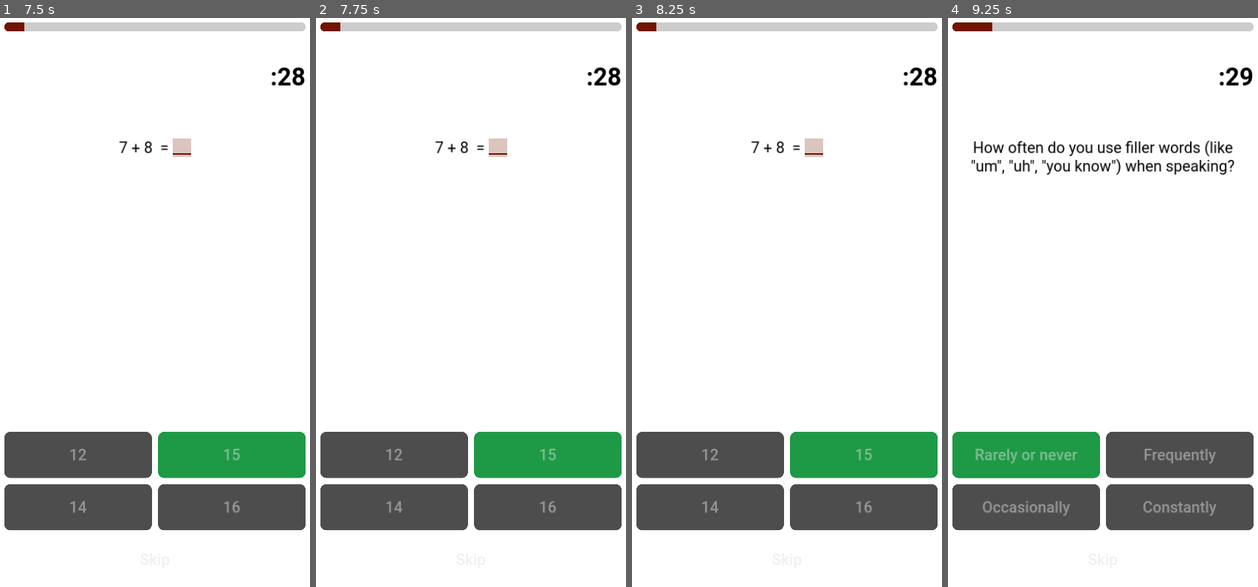
Above: before the commit, frames 1-4 (left to right).
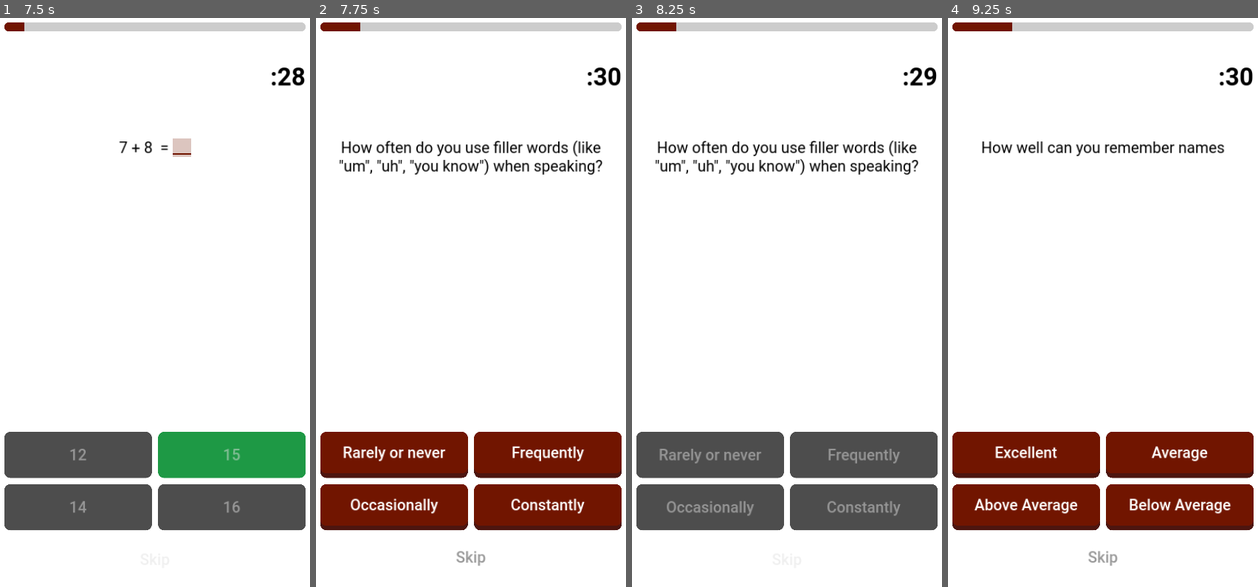
Above: after the commit, the same moments.

Repository: GOSIjnr/brain-trainer
Game: Godot game, scene res://Scenes/UI/StartUp.tscn
Same seed, same stepped clock (60 frames per second), same inputs: the game is played once before the commit and once after it.
Inputs (mouse positions are in pixels of both pictures, inside the frame that each line leads up to):
- Up to frame 1 (7.5 s): click "Get Started" at 0.5 s; click "Next" at 1.25 s; click "Next" at 2 s; click "Continue" at 2.75 s; click "Continue" at 3.5 s; click "Writing" at 4.25 s; click "Done" at 5 s; click "Continue" at 5.75 s; click "Skip" at 6.5 s; tap Enter at 7.25 s; move the mouse to (229, 274) at 7.27 s; click (229, 274) at 7.42 s
- Up to frame 2 (7.75 s): no input
- Up to frame 3 (8.25 s): click (787, 558) at 8 s, where only the run after the commit has a clickable "Skip"
- Up to frame 4 (9.25 s): click (1025, 456) at 8.75 s, where only the run before the commit has a clickable "Rarely or never"

Frame 1 is identical in both runs. In frame 2, 18% of the frame differs, in the area x 1-99%, y 0-97%; in frame 3, 6.7%; in frame 4, 18%.

Commit message:
BackButton V2
- added back button functionality to all necessary scenes
- improved toast message
- make changes with the timers in the tutorial game

Diff:
--- a/Scenes/Games/tutorial_game.tscn
+++ b/Scenes/Games/tutorial_game.tscn
@@ -151,7 +151,6 @@
 
 [node name="WaitTimer" type="Timer" parent="Timers"]
 unique_name_in_owner = true
-wait_time = 2.0
 one_shot = true
 
 [node name="Audio" type="Node" parent="."]
--- a/Scenes/UI/main_menu_ui.tscn
+++ b/Scenes/UI/main_menu_ui.tscn
@@ -1,6 +1,7 @@
-[gd_scene load_steps=42 format=3 uid="uid://blpko71pew773"]
+[gd_scene load_steps=43 format=3 uid="uid://blpko71pew773"]
 
 [ext_resource type="Theme" uid="uid://dq4vxtwdfue5" path="res://Themes/LightMode.tres" id="1_85a00"]
+[ext_resource type="Script" path="res://Scripts/main_menu_uiManager.gd" id="2_0ruyx"]
 [ext_resource type="Script" path="res://Scripts/TabManager.gd" id="2_dinno"]
 [ext_resource type="Script" path="res://Scripts/Content4Manager.gd" id="2_gksrj"]
 [ext_resource type="Script" path="res://Scripts/Content2Manager.gd" id="2_qldd6"]
@@ -92,6 +93,7 @@
 grow_horizontal = 2
 grow_vertical = 2
 theme = ExtResource("1_85a00")
+script = ExtResource("2_0ruyx")
 
 [node name="Panel" type="Panel" parent="."]
 layout_mode = 1
@@ -338,6 +340,7 @@
 autowrap_mode = 3
 
 [node name="Content2" type="Control" parent="VBoxContainer/Contents"]
+visible = false
 layout_mode = 1
 anchors_preset = 15
 anchor_right = 1.0
@@ -634,7 +637,6 @@
 columns = 2
 
 [node name="Content4" type="Control" parent="VBoxContainer/Contents"]
-visible = false
 layout_mode = 1
 anchors_preset = 15
 anchor_right = 1.0
--- a/Scenes/UI/toast.tscn
+++ b/Scenes/UI/toast.tscn
@@ -4,7 +4,7 @@
 [ext_resource type="Script" path="res://Scripts/toastManager.gd" id="2_bf451"]
 
 [sub_resource type="StyleBoxFlat" id="StyleBoxFlat_072l8"]
-bg_color = Color(0, 0, 0, 0.392157)
+bg_color = Color(0, 0, 0, 0.705882)
 corner_radius_top_left = 100
 corner_radius_top_right = 100
 corner_radius_bottom_right = 100
@@ -18,6 +18,7 @@
 anchor_bottom = 1.0
 grow_horizontal = 2
 grow_vertical = 2
+mouse_filter = 2
 theme = ExtResource("1_86ug3")
 script = ExtResource("2_bf451")
 
@@ -28,6 +29,7 @@
 anchor_bottom = 1.0
 grow_horizontal = 2
 grow_vertical = 2
+mouse_filter = 2
 theme_override_constants/margin_bottom = 200
 
 [node name="Panel" type="Panel" parent="MarginContainer"]
@@ -35,6 +37,7 @@
 layout_mode = 2
 size_flags_horizontal = 4
 size_flags_vertical = 8
+mouse_filter = 2
 theme_override_styles/panel = SubResource("StyleBoxFlat_072l8")
 
 [node name="Label" type="Label" parent="MarginContainer/Panel"]
--- a/Scripts/Content2Manager.gd
+++ b/Scripts/Content2Manager.gd
@@ -1,9 +1,12 @@
 extends Control
 
 func _on_help_gui_input(event):
-	if event is InputEventScreenTouch and event.pressed:
-		%PQhelp.visible = true
+	if event is InputEventScreenTouch and event.is_released():
+		var rect = Rect2(Vector2(0, 0), Vector2(100, 100))
+
+		if rect.has_point(event.position):
+			%PQhelp.visible = true
 
 func _on_pqhelp_gui_input(event):
-	if event is InputEventScreenTouch and event.pressed:
+	if event is InputEventScreenTouch and event.is_released():
 		%PQhelp.visible = false
--- a/Scripts/TutorialManager.gd
+++ b/Scripts/TutorialManager.gd
@@ -2,13 +2,15 @@
 
 var CurrentPage
 var NextPage
-var currentPosition = 0
+var currentPosition := 0
 var scrollView
 var scrollPositions
 var previousButton
 var nextButton
 
 func _ready():
+	get_tree().quit_on_go_back = false
+
 	previousButton = $"Page 2/MarginContainer/UI/HBoxContainer/Button1"
 	nextButton = $"Page 2/MarginContainer/UI/HBoxContainer/Button2"
 	scrollView = $"Page 2/Content"
@@ -107,3 +109,35 @@
 # page5
 func _on_Page5NextButton_pressed():
 	get_tree().change_scene_to_file(GlobalRef.scenes["tutorialgame"])
+
+func _notification(what):
+	if what == NOTIFICATION_WM_GO_BACK_REQUEST:
+		go_back_request()
+
+func go_back_request():
+	if $"Page 1".visible == true:
+		get_tree().quit()
+		return
+
+	if $"Page 2".visible == true:
+		if currentPosition == 0:
+			$"Page 2".visible = false
+			$"Page 1".visible = true
+		else :
+			_on_buttonPrevious_pressed()
+		return
+
+	if $"Page 3".visible == true:
+		$"Page 3".visible = false
+		$"Page 2".visible = true
+		return
+
+	if $"Page 4".visible == true:
+		$"Page 4".visible = false
+		$"Page 3".visible = true
+		return
+
+	if $"Page 5".visible == true:
+		$"Page 5".visible = false
+		$"Page 4".visible = true
+		return
--- /dev/null
+++ b/Scripts/main_menu_uiManager.gd
@@ -0,0 +1,33 @@
+extends Control
+
+func _ready():
+	get_tree().quit_on_go_back = false
+
+func _notification(what):
+	if what == NOTIFICATION_WM_GO_BACK_REQUEST:
+		go_back_request()
+
+func go_back_request():
+	if %DeleteAccount.visible == true:
+		%DeleteAccount.visible = false
+		return
+
+	if %PQhelp.visible == true:
+		%PQhelp.visible = false
+		return
+
+	if %SelectedGame.visible == true:
+		if %SelectedGame.get_node("Help").visible == false:
+			%SelectedGame.visible = false
+		else:
+			%SelectedGame.get_node("Help").visible = false
+		return
+
+	if $VBoxContainer/Contents.get_child(0).visible == true:
+		get_tree().quit()
+		return
+	elif %PQhelp.visible == false:
+		var TabGroup = $VBoxContainer/Tabs/MarginContainer/HBoxContainer
+		var startTab := TabGroup.get_child(0).get_child(0)
+		$VBoxContainer/Tabs._on_button_pressed(startTab, 0)
+		return
--- a/Scripts/selected_game.gd
+++ b/Scripts/selected_game.gd
@@ -60,21 +60,27 @@
 		text.add_text("\n\n")
 		text.append_text(prefix)
 
-func _on_close_button_gui_input(event):
-	if event is InputEventScreenTouch and event.pressed:
-		self.visible = false
+func _on_close_button_gui_input(event: InputEvent):
+	if event is InputEventScreenTouch and event.is_released():
+		var rect = Rect2(Vector2(0, 0), Vector2(100, 100))
+
+		if rect.has_point(event.position):
+			self.visible = false
 
 func _on_help_button_gui_input(event):
-	if event is InputEventScreenTouch and event.pressed:
-		help.visible = true
-		help.modulate = Color(1, 1, 1, 0)
+	if event is InputEventScreenTouch and event.is_released():
+		var rect = Rect2(Vector2(0, 0), Vector2(100, 100))
 
-		var tween = create_tween()
-		tween.tween_property(help, "modulate", Color(1, 1, 1, 1), 0.05)
+		if rect.has_point(event.position):
+			help.visible = true
+			help.modulate = Color(1, 1, 1, 0)
+
+			var tween = create_tween()
+			tween.tween_property(help, "modulate", Color(1, 1, 1, 1), 0.05)
 
 func _on_start_game_pressed():
 	get_tree().change_scene_to_packed(selected.gameScene)
 
-func _on_help_gui_input(event):
-	if event is InputEventScreenTouch and event.pressed:
+func _on_help_gui_input(event: InputEvent):
+	if event is InputEventScreenTouch and event.is_released():
 		help.visible = false
--- a/Scripts/toastManager.gd
+++ b/Scripts/toastManager.gd
@@ -1,6 +1,7 @@
 extends Control
 
 const PADDING = Vector2(100, 50)
+const ANIM = 0.2
 
 @onready var panel = %Panel as Panel
 @onready var toastMessage = %Label as Label
@@ -11,9 +12,18 @@
 		toastMessage.text = message
 		toastMessage.update_minimum_size()
 		panel.custom_minimum_size = toastMessage.get_minimum_size() + PADDING
+		animate(0, 1, ANIM)
 		await get_tree().create_timer(duration).timeout
 		hideMessage()
 
 func hideMessage():
+	await animate(1, 0, ANIM)
 	GlobalRef.isToastActive = false
+	await get_tree().create_timer(ANIM).timeout
 	queue_free()
+
+func animate(currentValue: float, newValue: float, duration: float):
+	self.modulate = Color(1, 1, 1, currentValue)
+
+	var tween = create_tween()
+	tween.tween_property(self, "modulate", Color(1, 1, 1, newValue), duration)
--- a/Scripts/tutorialGameManager.gd
+++ b/Scripts/tutorialGameManager.gd
@@ -231,11 +231,9 @@
 
 	wait_timer.start()
 
-
 func _on_wait_timer_timeout():
 	questionIndex += 1
 	displayQuestion(questionIndex)
-
 
 func _on_question_timer_timeout():
 	if !(questionIndex > questions.size() - 1):
@@ -249,3 +247,13 @@
 			getTheRightOption(_resource.pointsDistribution)
 
 		wait_timer.start()
+
+func _notification(what):
+	if what == NOTIFICATION_WM_GO_BACK_REQUEST:
+		go_back_request()
+
+func go_back_request():
+	var toastScene = load(GlobalRef.scenes["toast"]) as PackedScene
+	var toast = toastScene.instantiate()
+	add_child(toast)
+	toast.showMessage("Can't go back at this stage", 1.5)
--- a/Scripts/tutorial_endManager.gd
+++ b/Scripts/tutorial_endManager.gd
@@ -2,9 +2,11 @@
 
 @onready var page1ProgressBar = $page1/MarginContainer/VBoxContainer/TextureProgressBar
 @onready var page1Timer = $page1/page1Timer
+
 var userName :String
 
 func _ready():
+	get_tree().quit_on_go_back = false
 	page1ProgressBar.max_value = page1Timer.wait_time
 
 func _process(_delta):
@@ -50,3 +52,25 @@
 
 func _on_line_edit_text_changed(new_text):
 	userName = new_text.strip_edges()
+
+func _notification(what):
+	if what == NOTIFICATION_WM_GO_BACK_REQUEST:
+		go_back_request()
+
+func go_back_request():
+	if $page1.visible == true or $page2.visible == true:
+		var toastScene = load(GlobalRef.scenes["toast"]) as PackedScene
+		var toast = toastScene.instantiate()
+		add_child(toast)
+		toast.showMessage("Can't go back at this stage", 1.5)
+		return
+
+	if $page3.visible == true:
+		$page2.visible = true
+		$page3.visible = false
+		return
+
+	if $page4.visible == true:
+		$page3.visible = true
+		$page4.visible = false
+		return
